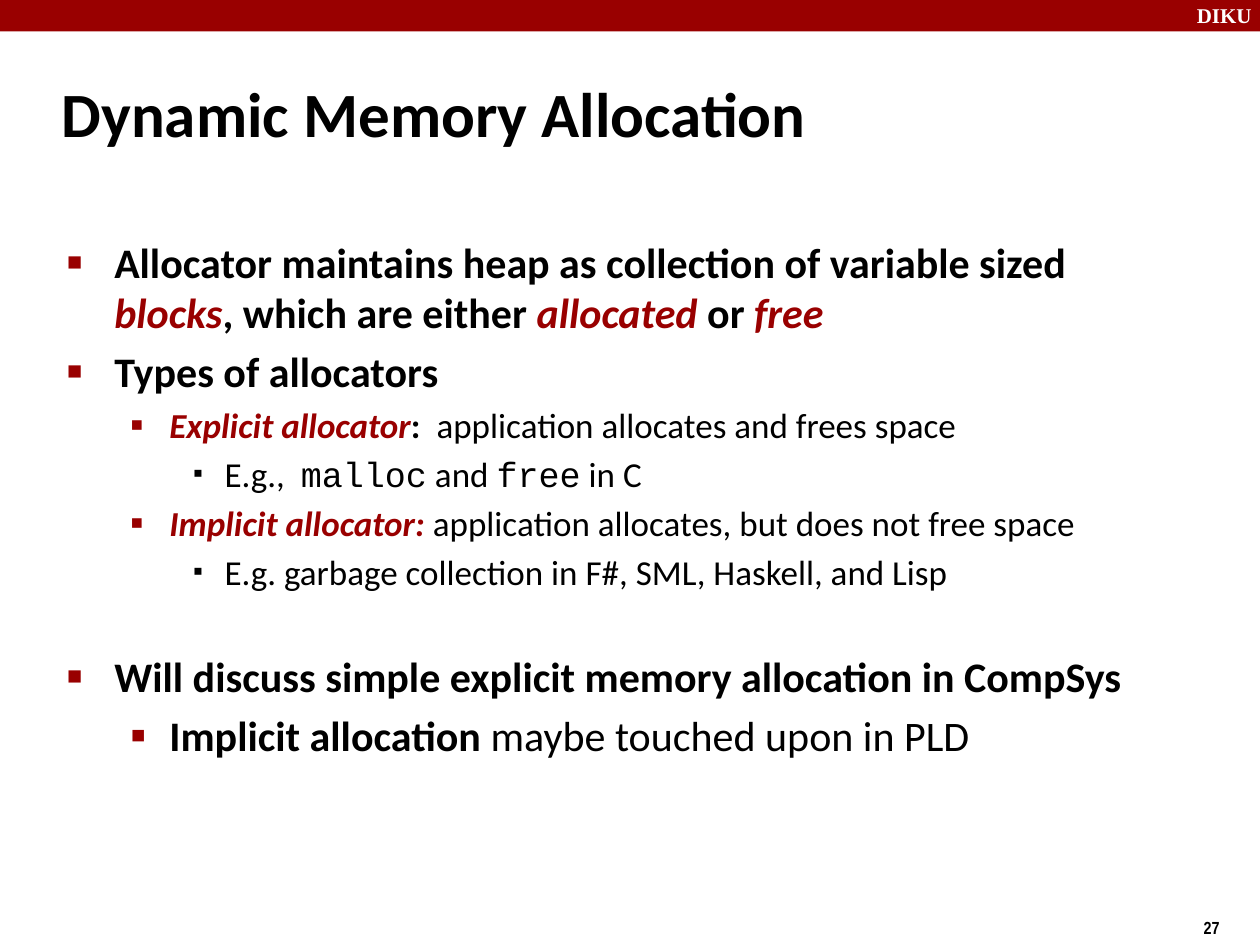
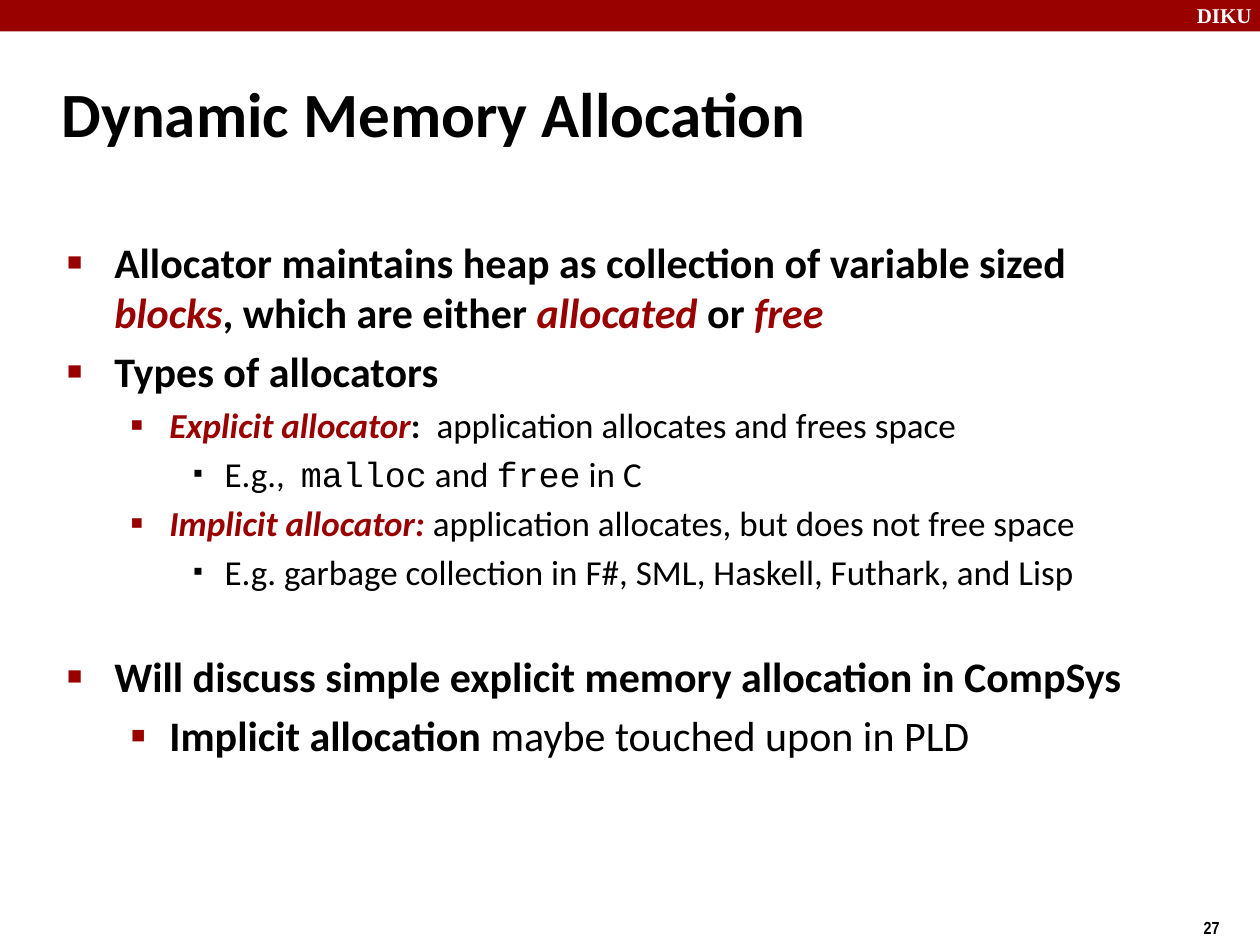
Before and after one commit to diku-compSys/compSys-e2020-pub, a slide deck: slide 27 of material/201102_virtual_memory_ii/virtual_memory_ii.odp. Drawn at 1260x945 pixels with LibreOffice and Linux fonts; fonts in the diff are those of the drawing. Boxes give left, top, right and bottom in pixels: in the first picture for what was removed or moved away, otherwise in the second. Text is boxed around its words. In the diff, an @@ line names an element or a change of style, - is before the commit and + after.

```diff
--- a/material/201102_virtual_memory_ii/virtual_memory_ii.odp
+++ b/material/201102_virtual_memory_ii/virtual_memory_ii.odp
@@ text at bbox=[225, 560, 1073, 591]: text changed @@
-    ▪ E.g. garbage collection in F#, SML, Haskell, and Lisp
+    ▪ E.g. garbage collection in F#, SML, Haskell, Futhark, and Lisp
```
Also in this commit, not shown: 8 other slides changed.
